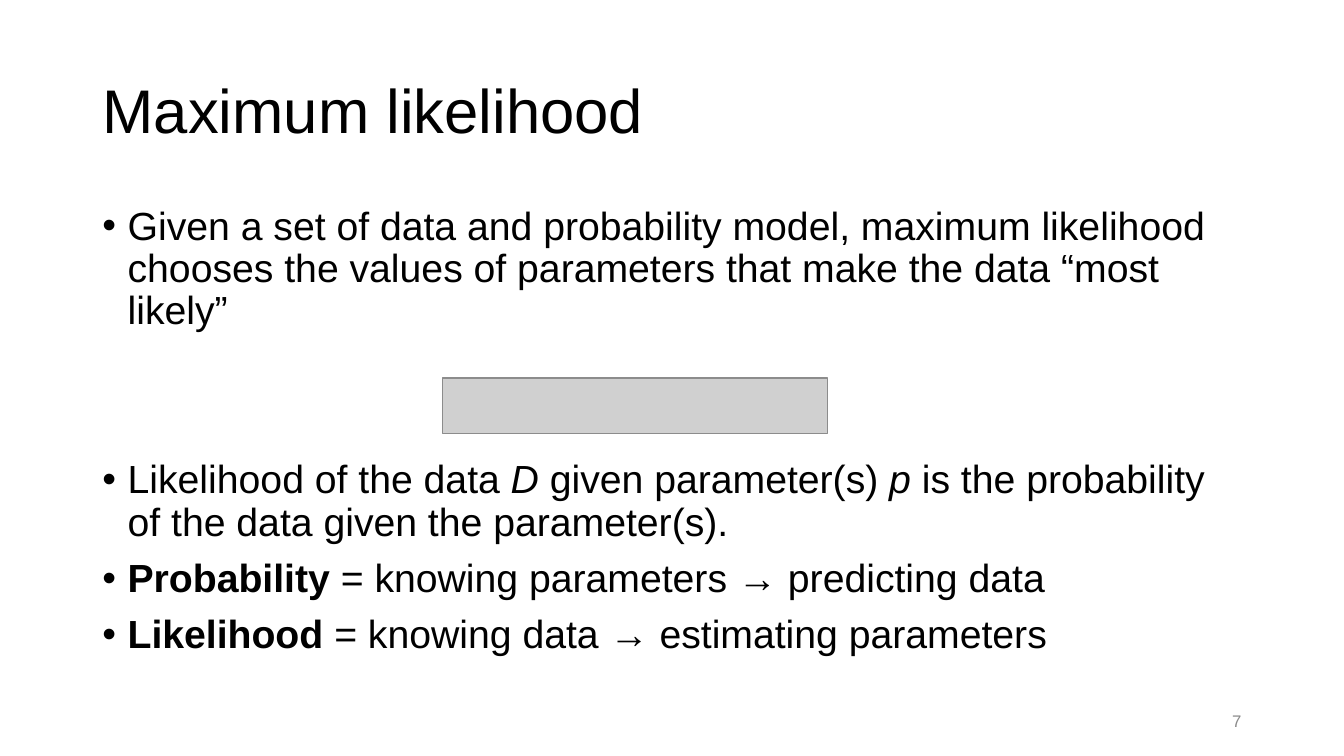
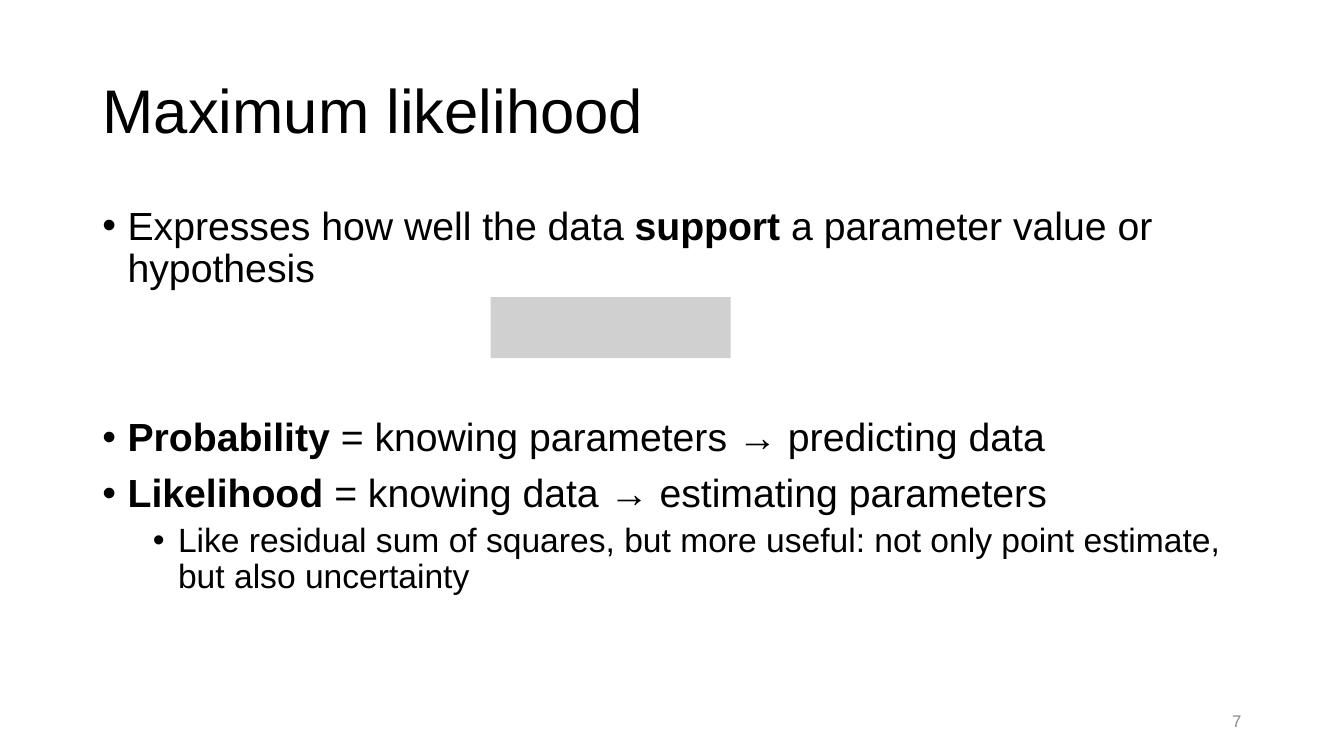
Before and after one commit to merrillrudd/ADMB_course, a slide deck: slide 7 of Day1/1a_Introduction/Introduction.pptx. Drawn at 1344x756 pixels with LibreOffice and Linux fonts; fonts in the diff are those of the drawing; grey boxes stand for pictures. Boxes give left, top, right and bottom in pixels: in the first picture for what was removed or moved away, otherwise in the second. Text is boxed around its words. In the diff, an @@ line names an element or a change of style, - is before the commit and + after.

```diff
--- a/Day1/1a_Introduction/Introduction.pptx
+++ b/Day1/1a_Introduction/Introduction.pptx
@@ text at <box>128,211,1153,290</box>: text changed @@
-• Given a set of data and probability model, maximum likelihood chooses the values of parameters that make the data “most likely”
-• Likelihood of the data D given parameter(s) p is the probability of the data given the parameter(s).
+• Expresses how well the data support a parameter value or hypothesis
@@ picture added at <box>491,297,731,359</box> @@
@@ picture removed at <box>443,378,827,435</box> @@
@@ text at <box>178,527,1220,595</box>: paragraph added @@
+  • Like residual sum of squares, but more useful: not only point estimate, but also uncertainty
```
Also in this commit, not shown: 1 other slide changed, 5 other files.
